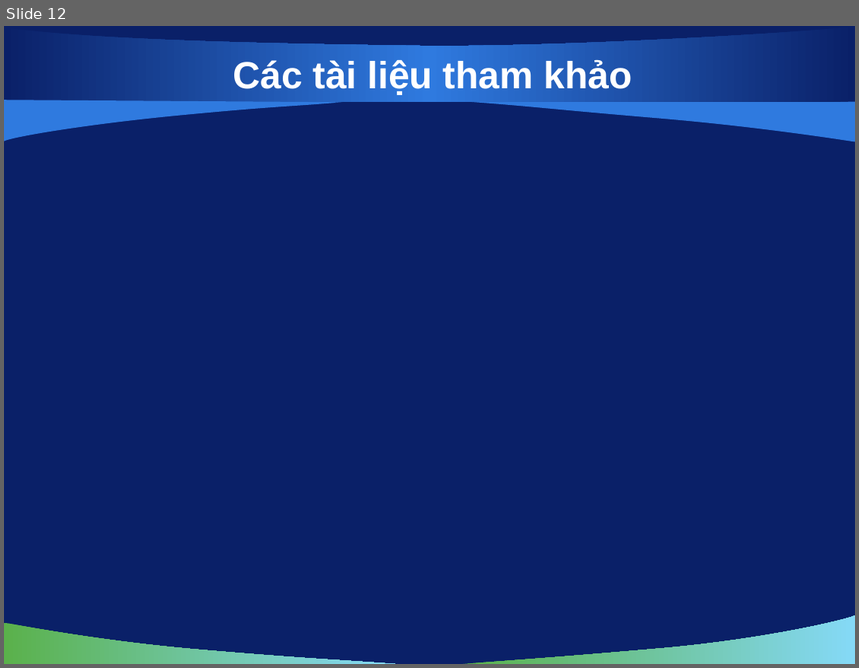
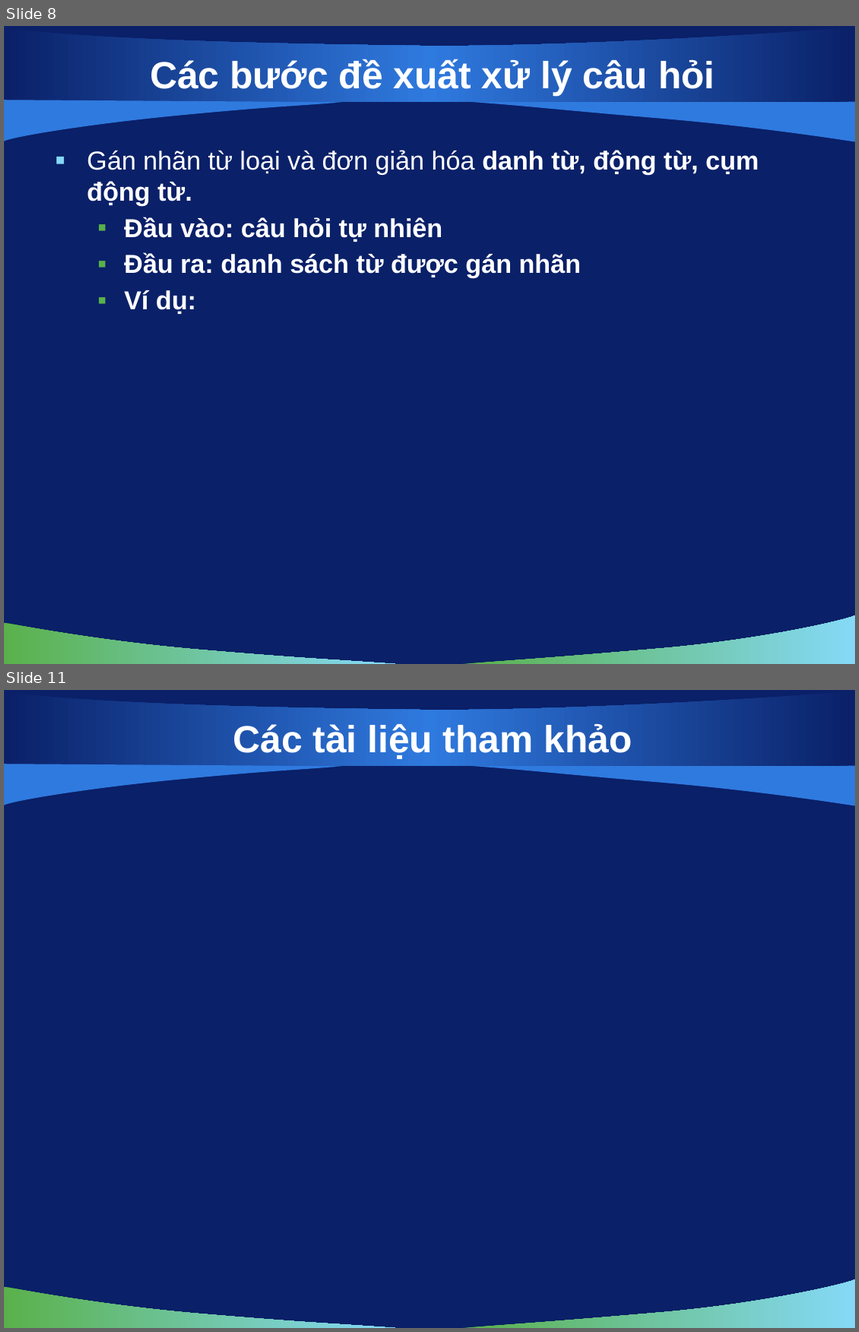
Before and after one commit to hungntit/filnalproject, a slide deck: De Cuong/bao cao luan van/slide 0.2.pptx. Shown one above the other, each under a label of ours: slide 12 before the commit, slides 8 and 11 after it; the slides between them are not shown. The pictures are 859x668 and 859x1332 pixels, drawn with LibreOffice and Linux fonts; fonts in the diff are those of the drawing; background and template pictures are left out. Boxes give left, top, right and bottom in pixels: in the first picture for what was removed or moved away, otherwise in the second. Text is boxed around its words. In the diff, an @@ line names an element or a change of style, - is before the commit and + after.

```diff
--- a/De Cuong/bao cao luan van/slide 0.2.pptx
+++ b/De Cuong/bao cao luan van/slide 0.2.pptx
@@ slide 8 added at [4, 26, 855, 664], background picture (left out); not listed: 5 template elements that a slide beside it also shows @@
@@ title added at [150, 59, 715, 96], 32 pt, text #FFFFFF, bold @@
+Các bước đề xuất xử lý câu hỏi
@@ text added at [87, 150, 759, 314], 22 pt, text #FFFFFF, bold @@
+▪ Gán nhãn từ loại và đơn giản hóa danh từ, động từ, cụm động từ.
+  ▪ Đầu vào: câu hỏi tự nhiên
+  ▪ Đầu ra: danh sách từ được gán nhãn
+  ▪ Ví dụ:
@@ what was slide 12 is now slide 11 @@
```
Also in this commit, not shown: 6 slides changed, 3 other slides added, 5 slides removed, 1 other file.
